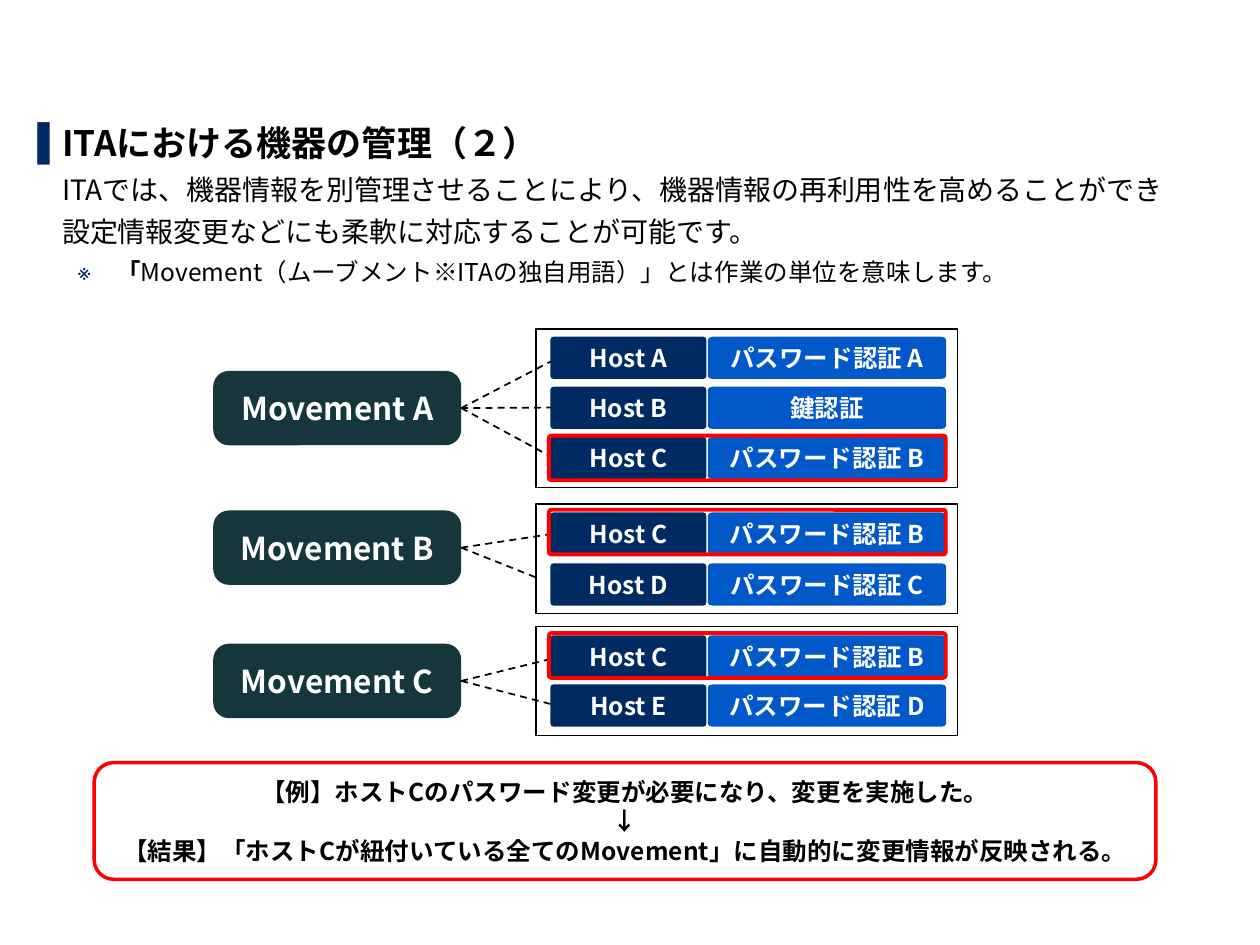
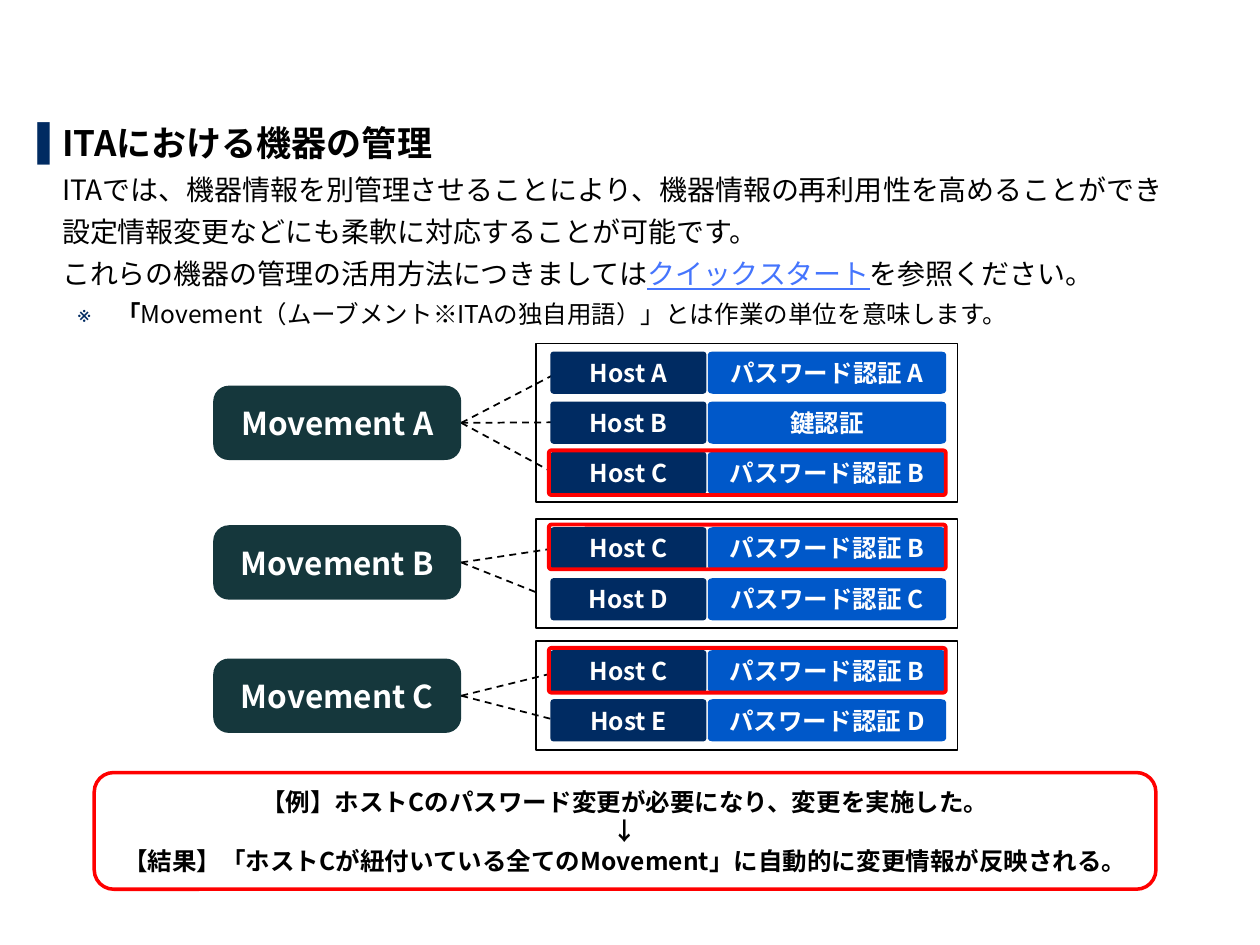
Before and after one commit to exastro-suite/it-automation-docs, a slide deck: slide 13 of asset/Learn_ja/ITA-base_classroom_lecture_ja.pptx (slide 17 before the commit). Drawn at 1260x945 pixels with LibreOffice and Linux fonts; fonts in the diff are those of the drawing; background and template pictures are left out. Boxes give left, top, right and bottom in pixels: in the first picture for what was removed or moved away, otherwise in the second. Text is boxed around its words. In the diff, an @@ line names an element or a change of style, - is before the commit and + after.

```diff
--- a/asset/Learn_ja/ITA-base_classroom_lecture_ja.pptx
+++ b/asset/Learn_ja/ITA-base_classroom_lecture_ja.pptx
@@ text at bbox=[62, 126, 432, 160]: text changed @@
-▌ ITAにおける機器の管理（２）
+▌ ITAにおける機器の管理
@@ text at bbox=[62, 260, 1093, 290]: paragraph added @@
+  これらの機器の管理の活用方法につきましてはクイックスタートを参照ください。
@@ 14 freeform shapes, 7 lines, 6 rounded rectangles, 3 rectangles: place and size @@
-14 freeform shapes, 7 lines, 6 rounded rectangles, 3 rectangles at bbox=[213, 329, 958, 736]
+14 freeform shapes, 7 lines, 6 rounded rectangles, 3 rectangles at bbox=[213, 344, 958, 751]
@@ rounded rectangle "【例】ホストCのパスワード変更が必要になり、変更を実施した。": place and size @@
-rounded rectangle "【例】ホストCのパスワード変更が必要になり、変更を実施した。" at bbox=[94, 762, 1157, 879]
+rounded rectangle "【例】ホストCのパスワード変更が必要になり、変更を実施した。" at bbox=[94, 772, 1157, 890]
```
Also in this commit, not shown: 9 other slides changed, 4 slides added, 20 slides removed, 1 other file.
